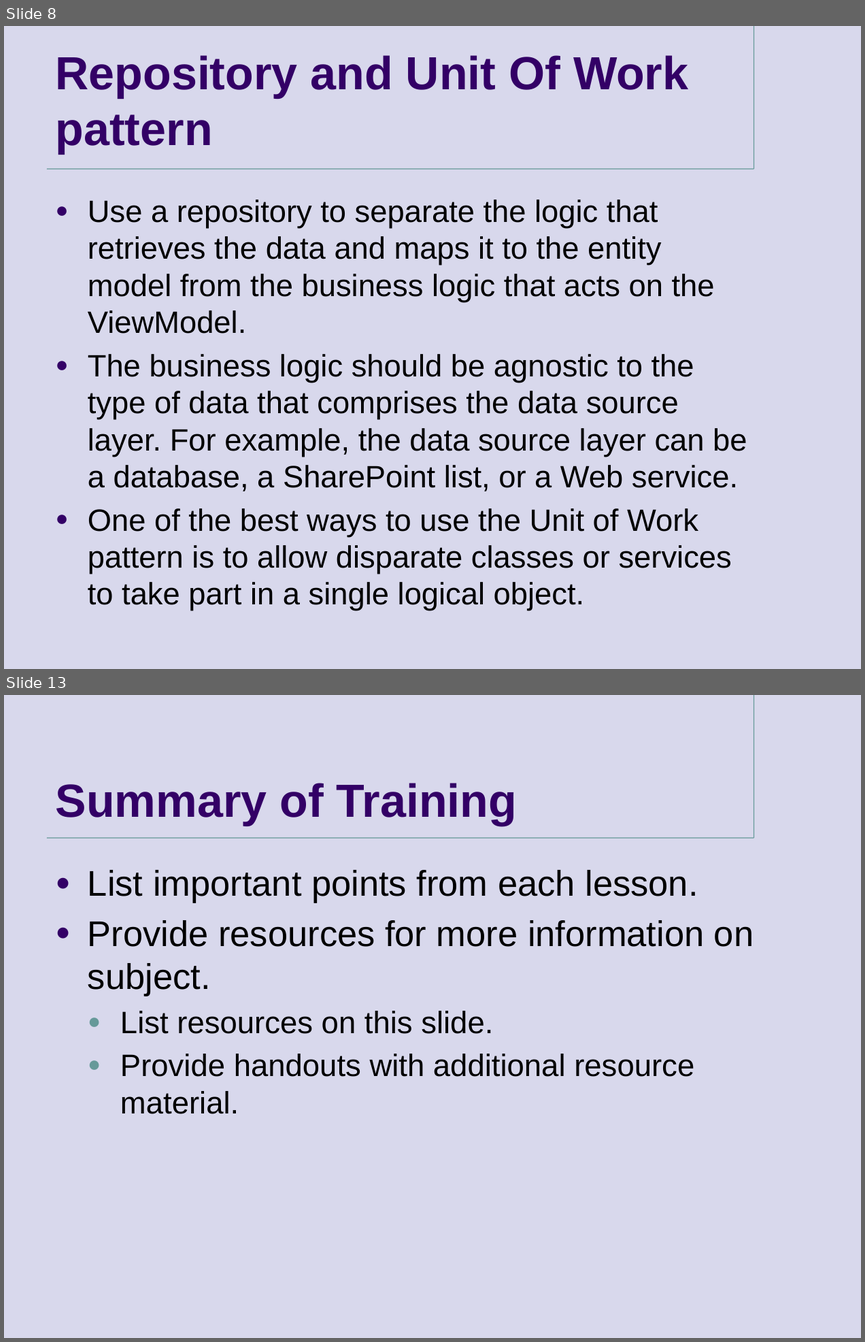
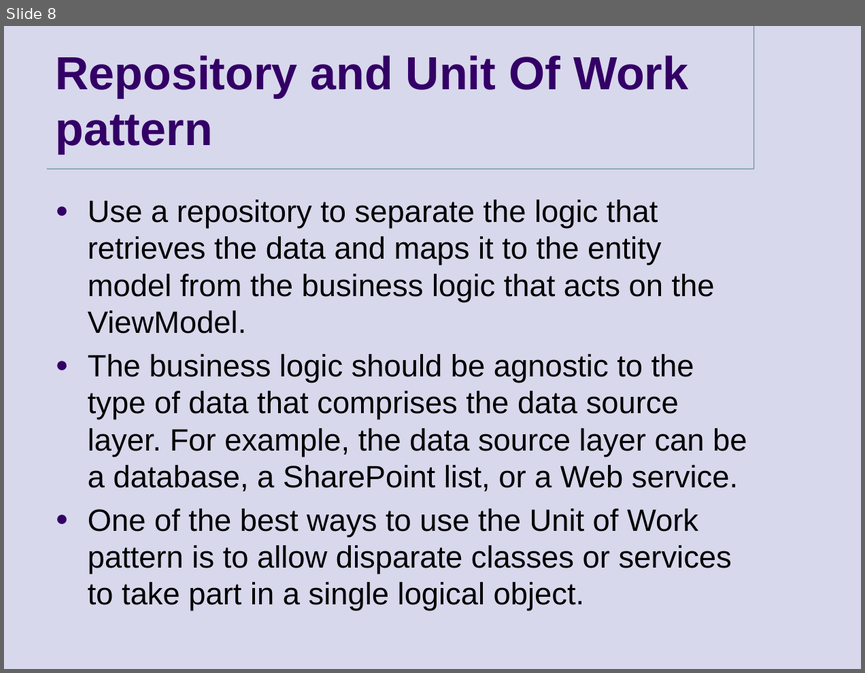
Before and after one commit to goldytech/QTec-II, a slide deck: QTec/Presentation.pptx. Shown one above the other, each under a label of ours: slides 8 and 13 before the commit, slide 8 after it; the slides between them are not shown. The pictures are 865x1342 and 865x673 pixels, drawn with LibreOffice and Linux fonts; fonts in the diff are those of the drawing; background and template pictures are left out. Boxes give left, top, right and bottom in pixels: in the first picture for what was removed or moved away, otherwise in the second. Text is boxed around its words. In the diff, an @@ line names an element or a change of style, - is before the commit and + after.

```diff
--- a/QTec/Presentation.pptx
+++ b/QTec/Presentation.pptx
@@ slide 13 removed at <box>4,695,861,1338</box>, background #D8D8EC; not listed: 2 template elements that a slide beside it also shows @@
@@ title removed at <box>56,783,517,826</box> @@
-Summary of Training
@@ text removed at <box>88,870,753,1114</box> @@
-● List important points from each lesson.
-● Provide resources for more information on subject.
-  ● List resources on this slide.
-  ● Provide handouts with additional resource material.
```
Also in this commit, not shown: 1 slide changed, 3 slides added, 5 other slides removed, 2 other files.
